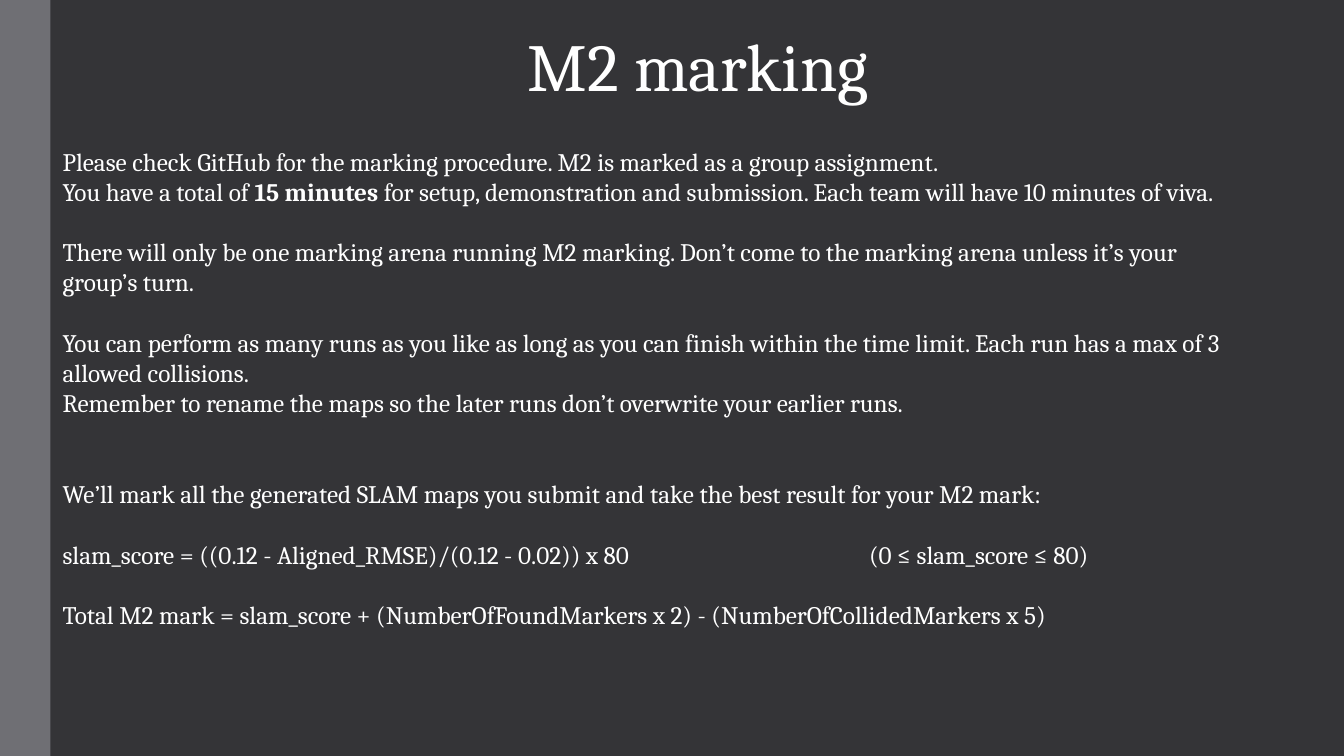
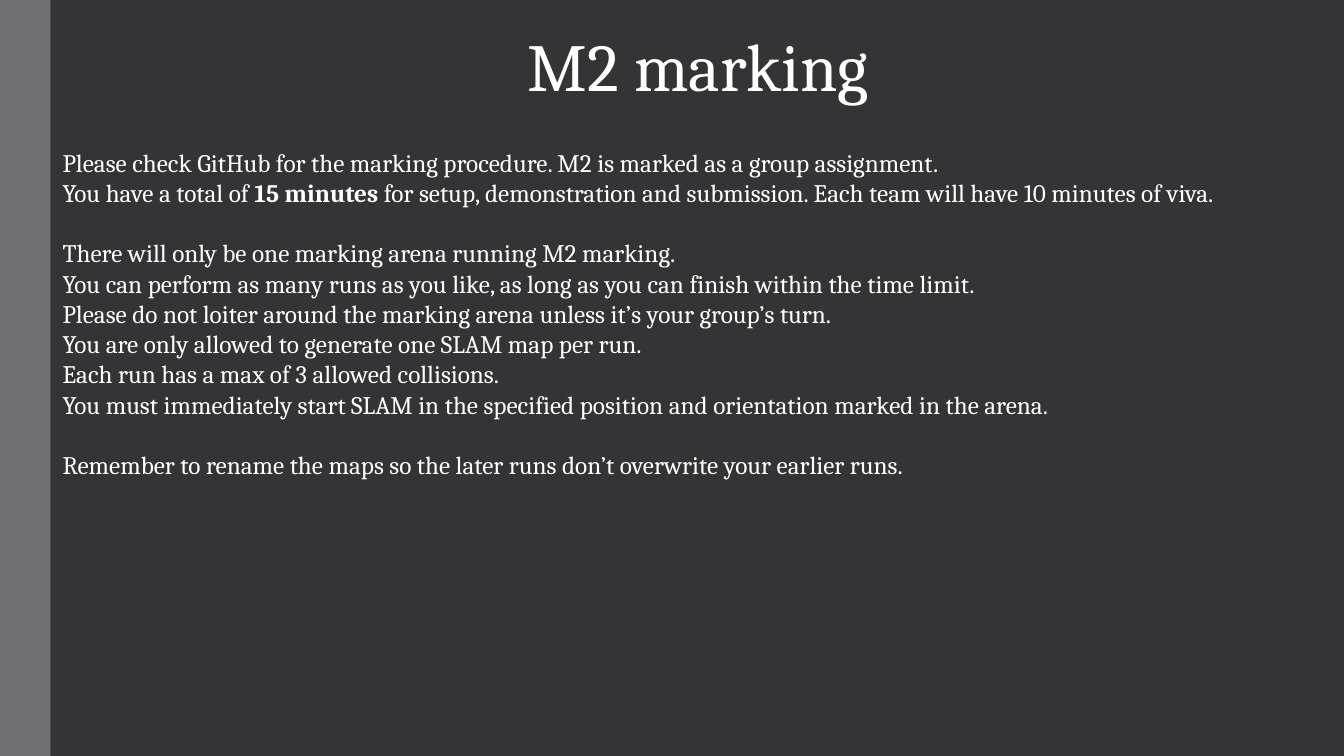
Before and after one commit to AaronMonash/ECE4078_Lab_2024, a slide deck: slide 12 of Week05-06/M3_slides/Lab3_1.pptx. Drawn at 1344x756 pixels with LibreOffice and Linux fonts; fonts in the diff are those of the drawing. Boxes give left, top, right and bottom in pixels: in the first picture for what was removed or moved away, otherwise in the second. Text is boxed around its words. In the diff, an @@ line names an element or a change of style, - is before the commit and + after.

```diff
--- a/Week05-06/M3_slides/Lab3_1.pptx
+++ b/Week05-06/M3_slides/Lab3_1.pptx
@@ text at (63,244,1048,420): text changed @@
-There will only be one marking arena running M2 marking. Don’t come to the marking arena unless it’s your group’s turn.
-You can perform as many runs as you like as long as you can finish within the time limit. Each run has a max of 3 allowed collisions.
+There will only be one marking arena running M2 marking.
+You can perform as many runs as you like, as long as you can finish within the time limit.
+Please do not loiter around the marking arena unless it’s your group’s turn.
+You are only allowed to generate one SLAM map per run.
+Each run has a max of 3 allowed collisions.
+You must immediately start SLAM in the specified position and orientation marked in the arena.
@@ text at (63,485,1088,628): paragraphs removed @@
-We’ll mark all the generated SLAM maps you submit and take the best result for your M2 mark:
-slam_score = ((0.12 - Aligned_RMSE)/(0.12 - 0.02)) x 80 (0 ≤ slam_score ≤ 80)
-Total M2 mark = slam_score + (NumberOfFoundMarkers x 2) - (NumberOfCollidedMarkers x 5)
```
Also in this commit, not shown: 1 other slide changed, 1 slide added.
